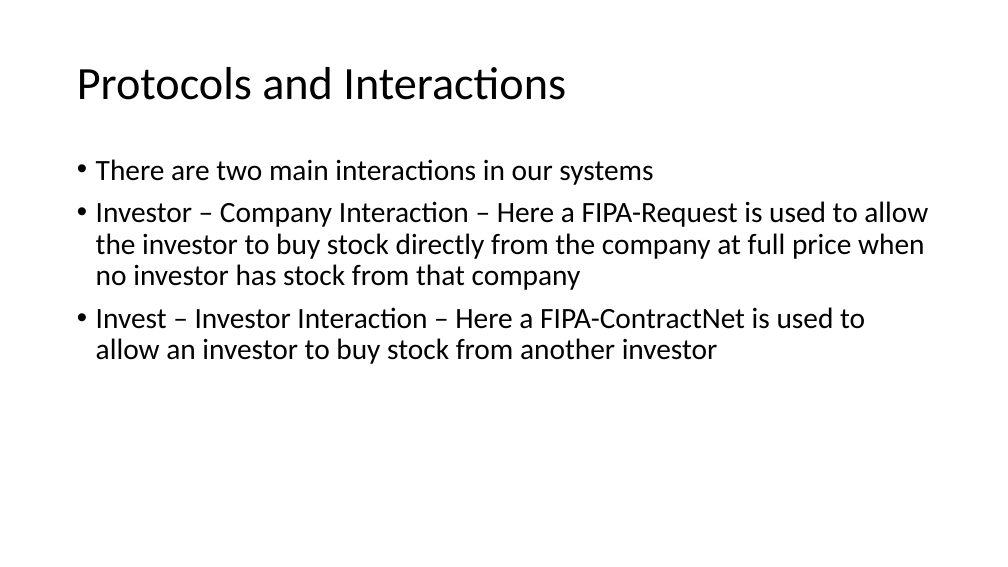
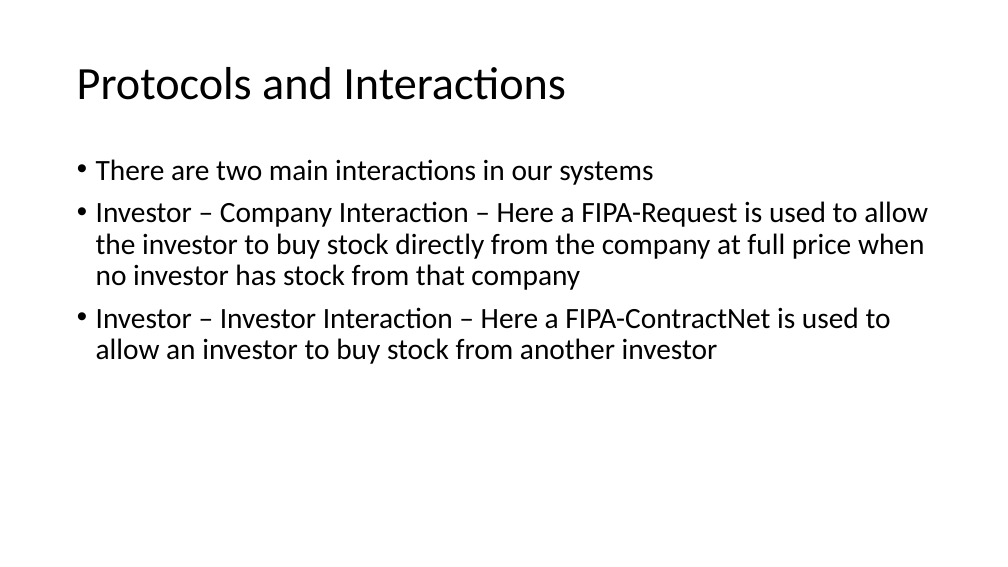
Before and after one commit to Antypurus/AIAD, a slide deck: slide 4 of docs/Presentation1.pptx. Drawn at 1008x567 pixels with LibreOffice and Linux fonts; fonts in the diff are those of the drawing. Boxes give left, top, right and bottom in pixels: in the first picture for what was removed or moved away, otherwise in the second. Text is boxed around its words. In the diff, an @@ line names an element or a change of style, - is before the commit and + after.

Commit message:
minor fixes

```diff
--- a/docs/Presentation1.pptx
+++ b/docs/Presentation1.pptx
@@ text at (96,307,891,364): text changed @@
-• Invest – Investor Interaction – Here a FIPA-ContractNet is used to allow an investor to buy stock from another investor
+• Investor – Investor Interaction – Here a FIPA-ContractNet is used to allow an investor to buy stock from another investor
```
Also in this commit, not shown: 3 other slides changed.
